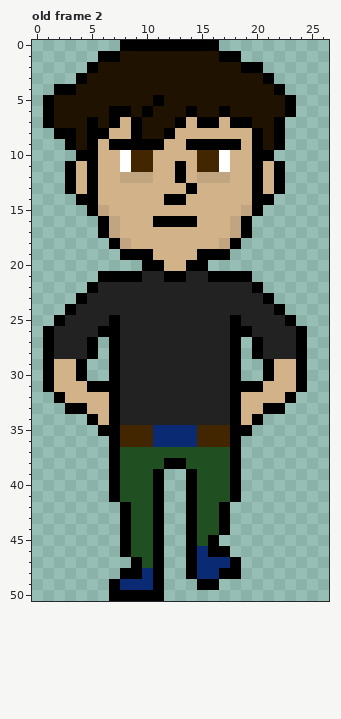
Pixel-art file, stored at WIP/Kyle-esque(3).aseprite. Above: the version before the commit.
27x51 pixels, 4 frames. Shown: old frame 2. The commit also changed other frames, which this record leaves out.
New version:
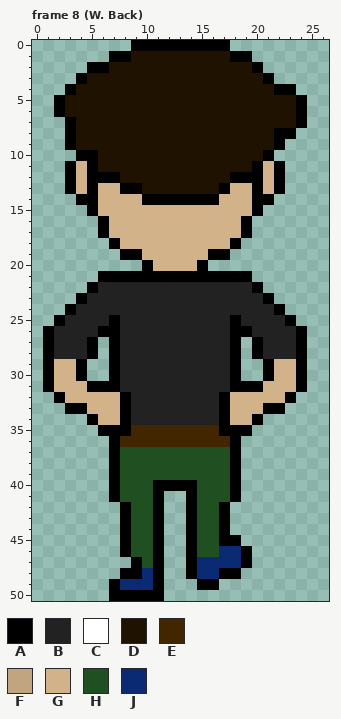
Palette (. is transparent): A #000000  B #222222  C #ffffff  D #201200  E #422600  F #c1a580  G #d2b389  H #204f21  J #0b2a74
A new or re-ordered frame is compared with the old frame closest to it.
Edits made:
frames 4 -> 8
Frame 8 (W. Back) is new; against old frame 2:
The author put colour A in row 0 at x 17; in row 1 at x 19; in row 4 at x 23; in rows 5 to 7 at x 24; in row 8 at x 23; in row 40 at x 12 to 13.
The author put colour A in row 45 at x 17 to 18; in rows 46 to 47 at x 19.
Colour B becomes colour A in row 21 at x 10 to 11 and 14 to 15; in rows 32 to 34 at x 8 and 17.
Colour D becomes colour A in row 1 at x 8; in row 2 at x 6; in rows 5 to 6 at x 2; in row 7 at x 3.
Colour E becomes colour A in row 35 at x 8 and 17.
Colour G becomes colour A in row 12 at x 6 to 7 and 18 to 19; in row 13 at x 8 to 9 and 17; in row 14 at x 10 to 11 and 14 to 16.
The author put colour D in row 7 at x 23.
Colour A becomes colour D in row 1 at x 17; in row 2 at x 19; in row 5 at x 11 and 23; in row 6 at x 7 to 8, 10, 14, 17 and 23; in row 7 at x 5, 7, 9, 13, 15 to 16, 18 to 19 and 22; in row 8 at x 5 to 6, 9, 12 and 20.
Colour A becomes colour D in row 9 at x 5, 7 to 11, 14 to 18 and 20; in row 10 at x 20; in rows 11 to 12 at x 13; in row 13 at x 14.
Colour C becomes colour D in rows 10 to 11 at x 8 and 17.
Colour E becomes colour D in rows 10 to 11 at x 9 to 10 and 15 to 16.
Colour F becomes colour D in row 12 at x 8 to 10 and 15 to 17.
Colour G becomes colour D in row 7 at x 8, 14 and 17; in row 8 at x 7 to 8 and 13 to 19; in row 9 at x 6, 12 to 13 and 19; in row 10 at x 6 to 7, 11 to 14 and 18 to 19; in row 11 at x 6 to 7, 11 to 12, 14 and 18 to 19; in row 12 at x 11 to 12 and 14.
Colour G becomes colour D in row 13 at x 10 to 13 and 15 to 16.
Colour J becomes colour E in rows 35 to 36 at x 11 to 14.
Colour A becomes colour G in row 16 at x 11 to 14; in row 19 at x 10 and 15; in row 20 at x 11 and 14; in rows 32 to 34 at x 7 and 18.
Colour F becomes colour G in row 15 at x 6 and 19; in rows 16 to 17 at x 7 and 18; in row 18 at x 8 and 17.
The author put colour H in row 39 at x 12 to 13.
Colour A becomes colour H in row 38 at x 12 to 13; in row 39 at x 11 and 14; in rows 45 to 46 at x 16.
Colour J becomes colour H in row 46 at x 15.
The author put colour J in row 46 at x 18.
Colour A becomes colour J in row 46 at x 17; in row 47 at x 18.
The author cleared colour A in row 0 at x 8; in row 1 at x 6; in row 4 at x 2; in rows 5 to 7 at x 1; in row 8 at x 2.
The author cleared colour D in row 7 at x 2.
Boxes around the changes in both pictures, in picture pixels (x1, y1, x2, y2):
changed: (43, 40, 307, 282)
changed: (109, 392, 241, 491)
changed: (197, 535, 252, 568)
